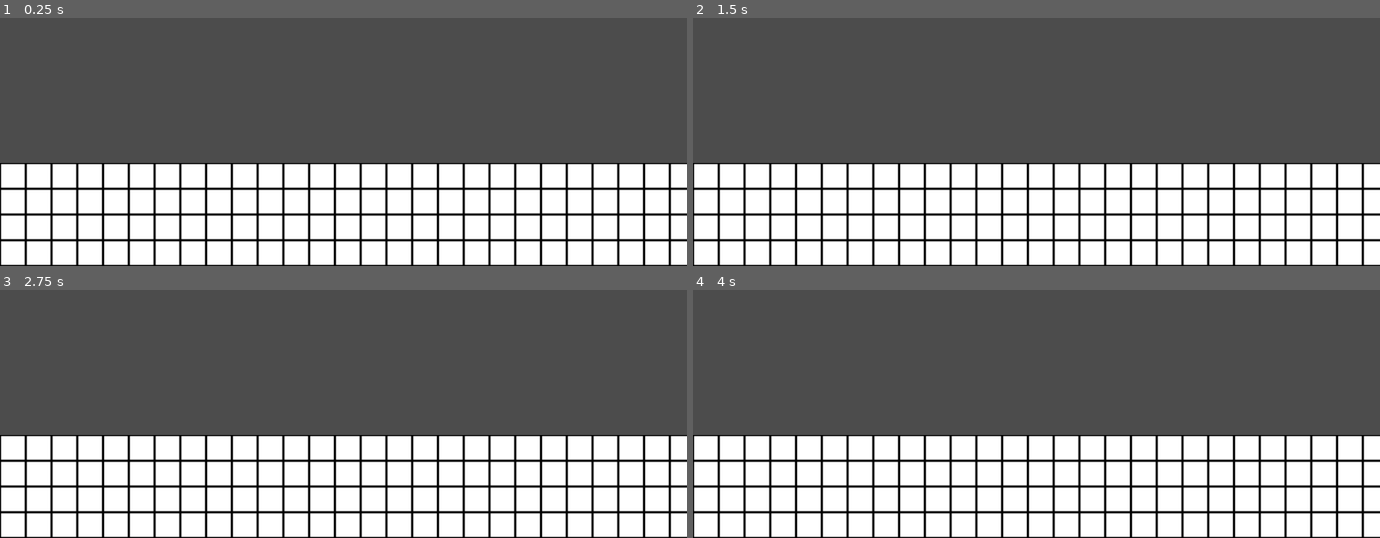
Above: before the commit, frames 1-4 (two rows, left to right).
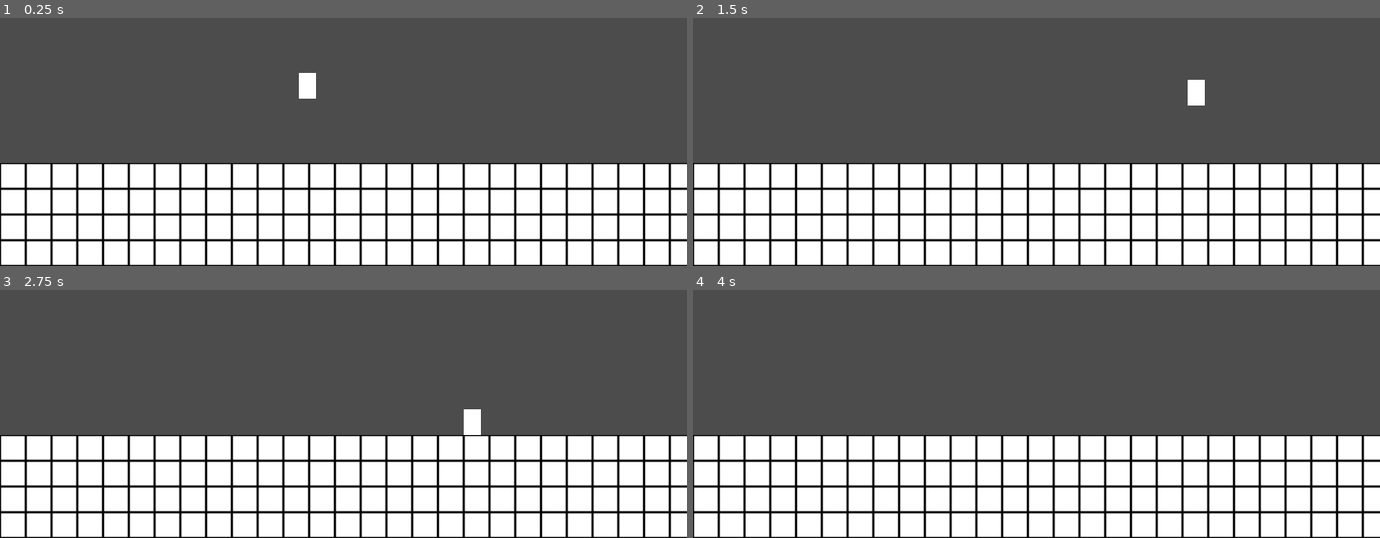
Above: after the commit, the same moments.

Repository: GameEndeavor/gmtk2020
Game: Godot game, scene res://world/level/Level.tscn
Two runs of this game, one before a commit and one after it. Both use one fixed random seed, a clock stepped at 60 frames per second and the inputs below.
Inputs:
- Up to frame 1 (0.25 s): no input
- Up to frame 2 (1.5 s): hold Space (jump) 0.53-1.28 s; hold D (move_right) from 0.53 s (still down); tap Space (jump) at 1.35 s
- Up to frame 3 (2.75 s): tap Space (jump) at 1.52, 1.82 s; release D (move_right) at 2.03 s; hold A (move_left) from 2.03 s (still down); hold Space (jump) from 2.03 s (still down)
- Up to frame 4 (4 s): release A (move_left) at 2.78 s; release Space (jump) at 2.78 s; hold D (move_right) from 2.78 s (still down); tap Space (jump) at 2.85, 3.02, 3.32 s; hold Space (jump) from 3.53 s (still down)

The runs differ from the first frame. In frame 1, 0.3% of the frame differs, in the area x 43-46%, y 22-33%; in frame 2, 0.3%; in frame 3, 0.3%; in frame 4, nothing differs.

Commit message:
made project functional

Diff:
--- a/character/Player.gd
+++ b/character/Player.gd
@@ -2,7 +2,7 @@
 
 const MOVE_SPEED = 8.0 * 24
 
-var jump_velocity = PhysicsHelper.calculate_velocity_from_height(Globals.PLAYER_JUMP_HEIGHT)
+onready var jump_velocity = PhysicsHelper.calculate_velocity_from_height(-Globals.PLAYER_JUMP_HEIGHT)
 var velocity := Vector2()
 var is_grounded = false
 
--- a/world/level/Level.tscn
+++ b/world/level/Level.tscn
@@ -1,6 +1,7 @@
-[gd_scene load_steps=4 format=2]
+[gd_scene load_steps=5 format=2]
 
 [ext_resource path="res://art/ground.png" type="Texture" id=1]
+[ext_resource path="res://character/Player.tscn" type="PackedScene" id=2]
 
 [sub_resource type="ConvexPolygonShape2D" id=1]
 points = PoolVector2Array( 0, 0, 24, 0, 24, 24, 0, 24 )
@@ -32,6 +33,9 @@
 
 [node name="Entities" type="Node2D" parent="."]
 
+[node name="Player" parent="Entities" instance=ExtResource( 2 )]
+position = Vector2( 286.378, 154.856 )
+
 [node name="Terrain" type="TileMap" parent="."]
 tile_set = SubResource( 2 )
 cell_size = Vector2( 24, 24 )
